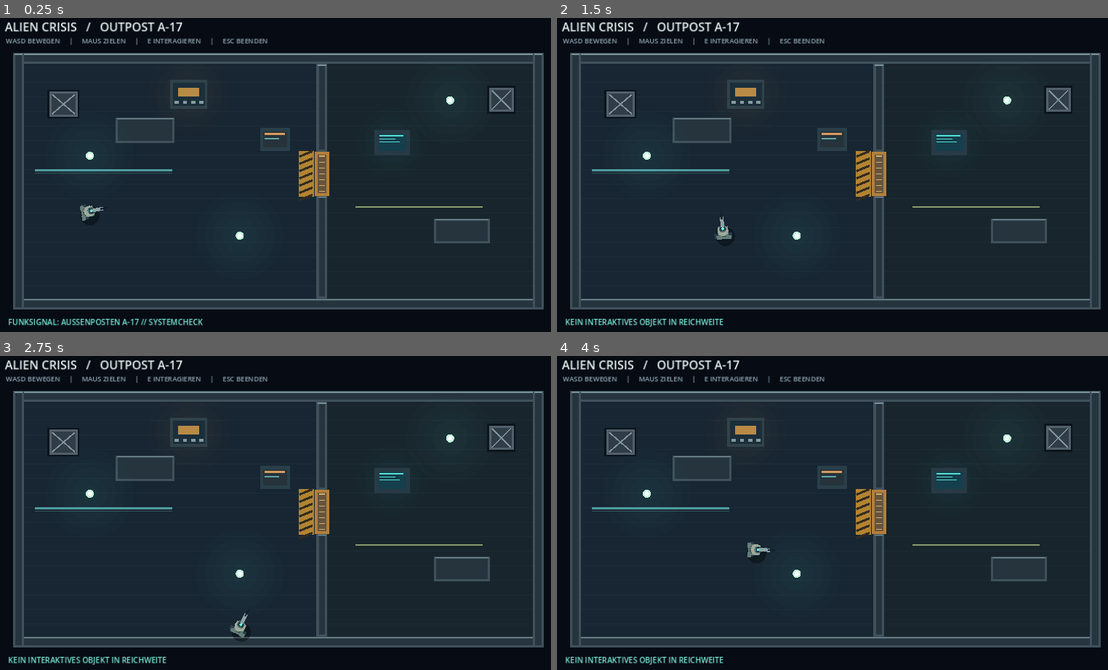
Above: before the commit, frames 1-4 (two rows, left to right).
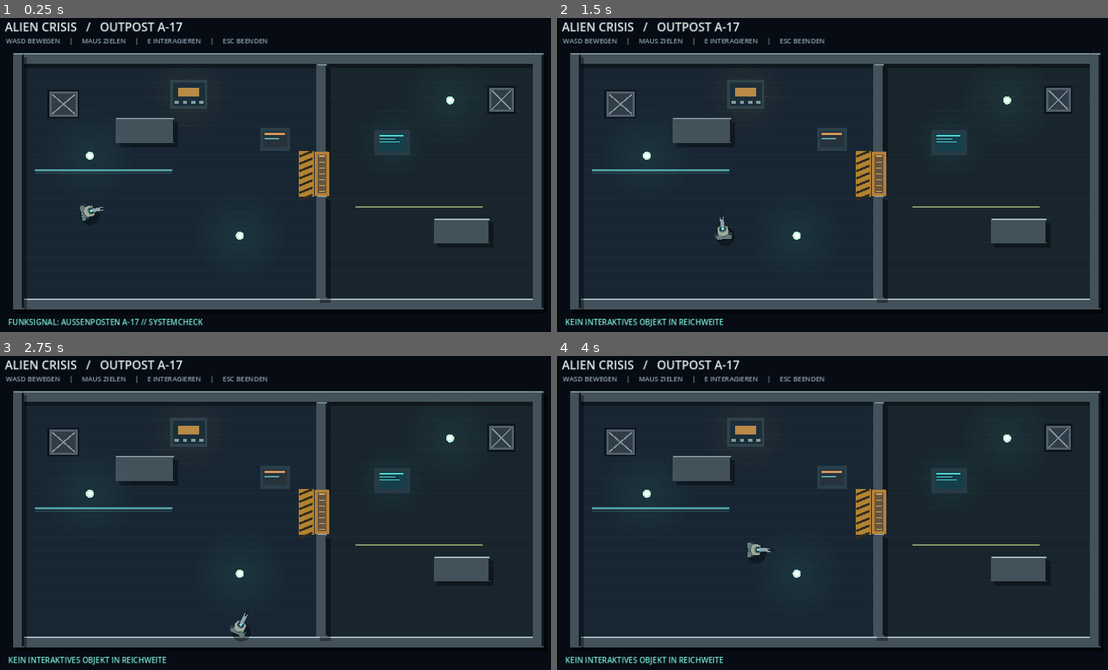
Above: after the commit, the same moments.

Repository: mihnenfeld/Project-Alien-Crisis
Game: Godot game, scene res://scenes/demo_outpost.tscn
Two runs of this game, one before a commit and one after it. Both use one fixed random seed, a clock stepped at 60 frames per second and the inputs below. This scene is started directly instead of the project's main scene.
Inputs (mouse positions are in pixels of both pictures, inside the frame that each line leads up to):
- Up to frame 1 (0.25 s): no input
- Up to frame 2 (1.5 s): tap Enter at 0.5 s; move the mouse to (964, 156) at 0.52 s; hold D (move_right) 0.53-1.28 s; tap E (interact) at 0.6, 1.35 s; move the mouse to (716, 187) at 1.27 s; hold S (move_down) from 1.28 s (still down)
- Up to frame 3 (2.75 s): move the mouse to (336, 437) at 2.02 s; release S (move_down) at 2.03 s; hold D (move_right) from 2.03 s (still down); tap E (interact) at 2.1 s
- Up to frame 4 (4 s): move the mouse to (804, 575) at 2.77 s; release D (move_right) at 2.78 s; hold W (move_up) 2.78-3.53 s; tap E (interact) at 2.85, 3.6 s; move the mouse to (1008, 560) at 3.52 s; hold A (move_left) from 3.53 s (still down)

The runs differ from the first frame. In frame 1, 9.4% of the frame differs, in the area x 2-99%, y 11-93%; in frame 2, 9.4%; in frame 3, 9.4%; in frame 4, 9.4%.

Commit message:
Apply industrial albedo materials and shadowed wall depth to raid map

Diff:
--- a/scripts/demo_outpost.gd
+++ b/scripts/demo_outpost.gd
@@ -24,6 +24,7 @@
 var generator_rect := Rect2(402, 157, 82, 64)
 var gate_rect := Rect2(720, 315, 32, 98)
 var ui: CanvasLayer
+var material_cache: Dictionary = {}
 
 func _ready() -> void:
     RenderingServer.set_default_clear_color(Color("#070c14"))
@@ -110,6 +111,31 @@
 func _update_status() -> void:
     status_label.text = announcement
 
+func _material(name: String) -> Texture2D:
+    if material_cache.has(name):
+        return material_cache[name]
+    var path := "res://assets/materials/pack01/%s/%s_albedo.png" % [name, name]
+    var image := Image.new()
+    var err := image.load(ProjectSettings.globalize_path(path))
+    if err != OK:
+        material_cache[name] = null
+        return null
+    var texture := ImageTexture.create_from_image(image)
+    material_cache[name] = texture
+    return texture
+
+func _surface(name: String, area: Rect2, opacity: float = 0.85) -> void:
+    var texture := _material(name)
+    if texture != null:
+        draw_texture_rect(texture, area, true, Color(1, 1, 1, opacity))
+
+func _wall_depth(area: Rect2) -> void:
+    draw_rect(Rect2(area.position + Vector2(7, 10), area.size), Color(0, 0, 0, 0.36))
+    draw_rect(area, Color("#43515a"))
+    _surface("wall", area.grow(-3), 0.86)
+    draw_line(area.position + Vector2(2, 2), Vector2(area.end.x - 2, area.position.y + 2), Color("#a1bbc0"), 2)
+    draw_line(Vector2(area.end.x - 2, area.position.y + 5), area.end - Vector2(2, 2), Color("#0e1720"), 4)
+
 func _draw() -> void:
     draw_rect(FLOOR, Color("#101b27"))
     # Floor grid + visually differentiated wings.
@@ -119,6 +145,8 @@
         draw_line(Vector2(x,122),Vector2(x,638),Color(0.23,0.40,0.45,0.11),1)
     for y in range(130,638,32):
         draw_line(Vector2(80,y),Vector2(1200,y),Color(0.23,0.40,0.45,0.11),1)
+    _surface("floor", Rect2(80, 122, 644, 516), 0.49)
+    _surface("floor", Rect2(748, 122, 452, 516), 0.49)
     # Hazard stripes and floor markings.
     draw_rect(Rect2(685,314,34,100), Color("#b38330"))
     for y in range(314,415,16):
@@ -138,6 +166,7 @@
     draw_rect(Rect2(419,175,47,19),Color("#42e5c0") if generator_on else Color("#b88a45"))
     for i in range(4):
         draw_rect(Rect2(412 + i*18,204,9,5),Color("#839ca1"))
+    _surface("bulkhead", gate_rect.grow(12), 0.68)
     # West-side security panel: door can be authorized before entering east wing.
     draw_rect(access_panel_rect, Color("#293f4a"))
     draw_rect(access_panel_rect.grow(-7), Color("#124550") if generator_on else Color("#26333b"))
@@ -152,9 +181,7 @@
     draw_line(Vector2(863,294),Vector2(908,294),Color("#56ded6"),2)
     # Door and structural walls.
     for obstacle in BLOCKS:
-        draw_rect(obstacle,Color("#40515b"))
-        draw_rect(obstacle.grow(-5),Color("#25343d"))
-        draw_line(obstacle.position+Vector2(3,3),Vector2(obstacle.end.x-3,obstacle.position.y+3),Color("#789099"),2)
+        _wall_depth(obstacle)
     if not gate_open:
         draw_rect(gate_rect,Color("#b47f3a"))
         draw_rect(gate_rect.grow(-7),Color("#66543e"))
